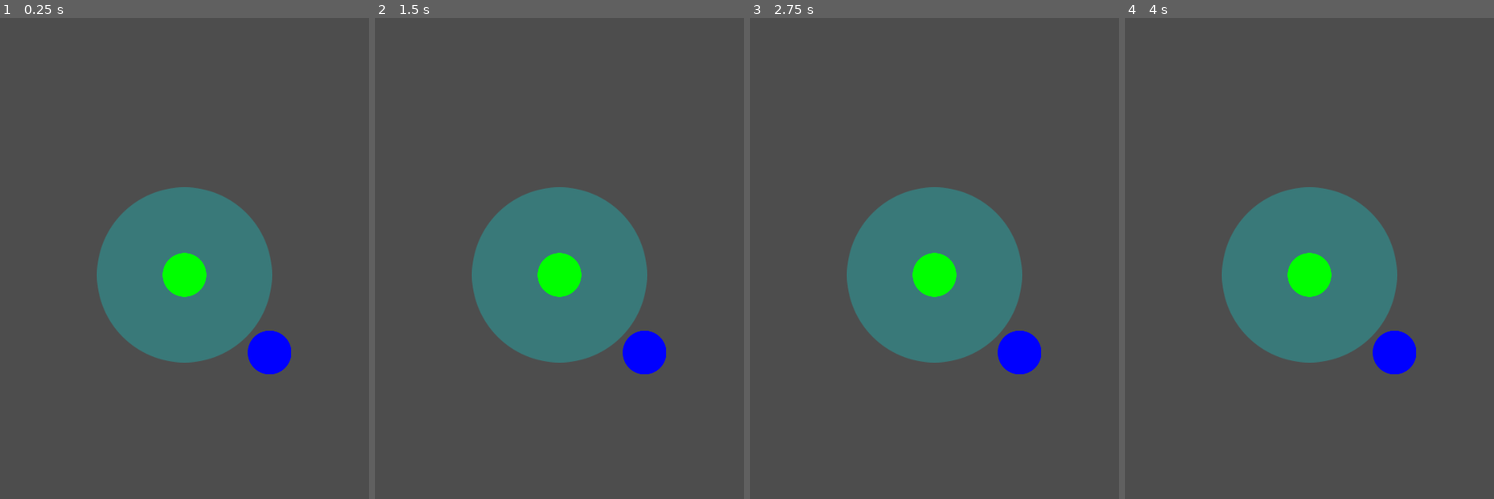
Above: before the commit, frames 1-4 (left to right).
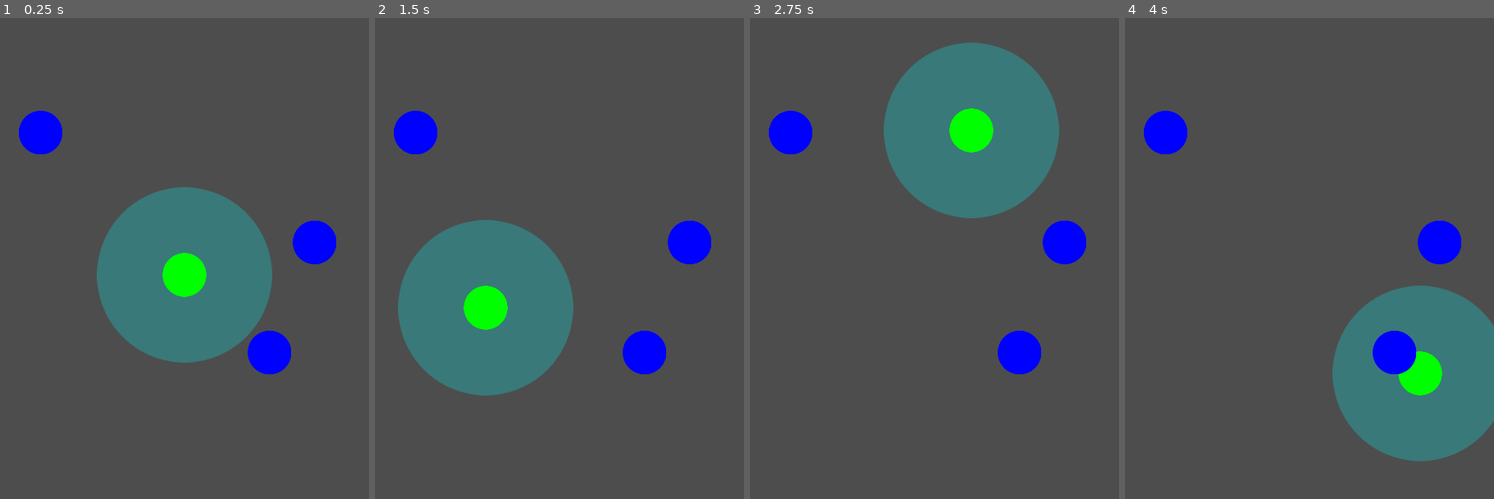
Above: after the commit, the same moments.

Repository: sisipun/Electrify
Game: Godot game, scene res://script/game.tscn
Two runs of this game, one before a commit and one after it. Both use one fixed random seed, a clock stepped at 60 frames per second and the inputs below.
Inputs (mouse positions are in pixels of both pictures, inside the frame that each line leads up to):
- Up to frame 1 (0.25 s): no input
- Up to frame 2 (1.5 s): tap Enter at 0.5 s; move the mouse to (640, 244) at 0.52 s; click (640, 244) at 0.67 s; tap Space at 1.25 s; move the mouse to (485, 306) at 1.27 s; click (485, 306) at 1.42 s
- Up to frame 3 (2.75 s): tap Enter at 2 s; move the mouse to (971, 128) at 2.02 s; click (971, 128) at 2.17 s
- Up to frame 4 (4 s): tap Space at 2.75 s; move the mouse to (1291, 407) at 2.77 s; click (1291, 407) at 2.92 s; tap Enter at 3.5 s; move the mouse to (1420, 373) at 3.52 s; click (1420, 373) at 3.67 s

The runs differ from the first frame. In frame 1, 1.7% of the frame differs, in the area x 5-92%, y 19-52%; in frame 2, 18%; in frame 3, 27%, in the area x 5-92%, y 5-72%; in frame 4, 26%.

Commit message:
Station zone detects buildings + station movement

Diff:
--- a/project.godot
+++ b/project.godot
@@ -13,7 +13,7 @@
 config/name="Electrify"
 run/main_scene="res://script/game.tscn"
 config/features=PackedStringArray("4.1", "Mobile")
-config/icon="res://image/icon.svg"
+config/icon="res://image/icon/icon.svg"
 
 [display]
 
@@ -23,6 +23,10 @@
 window/stretch/aspect="expand"
 window/handheld/orientation=1
 
+[input_devices]
+
+pointing/emulate_touch_from_mouse=true
+
 [rendering]
 
 renderer/rendering_method="mobile"
--- a/script/level/level.gd
+++ b/script/level/level.gd
@@ -16,3 +16,8 @@
 
 func _on_window_size_changed() -> void:
 	position = get_viewport_rect().size / 2
+
+
+func _input_event(_viewport: Viewport, event: InputEvent, _shape_idx: int) -> void:
+	if event is InputEventScreenTouch and event.is_pressed():
+		_station.global_position = event.position
--- a/script/level/level.tscn
+++ b/script/level/level.tscn
@@ -21,5 +21,11 @@
 
 [node name="Buldings" type="Node2D" parent="."]
 
-[node name="Building" parent="Buldings" instance=ExtResource("3_kcew0")]
+[node name="Building1" parent="Buldings" instance=ExtResource("3_kcew0")]
 position = Vector2(249, 227)
+
+[node name="Building2" parent="Buldings" instance=ExtResource("3_kcew0")]
+position = Vector2(381, -95)
+
+[node name="Building3" parent="Buldings" instance=ExtResource("3_kcew0")]
+position = Vector2(-421, -416)
--- a/script/level/station/station.gd
+++ b/script/level/station/station.gd
@@ -6,6 +6,23 @@
 
 @onready var _zone: StationZone = get_node(_zone_path)
 
+var buildings: Array[Building] = []
+
 
 func init(zone_radius: float) -> void:
 	_zone.init(zone_radius)
+
+	_zone.building_entered.connect(_on_building_entered)
+	_zone.building_exited.connect(_on_building_exited)
+
+
+func _on_building_entered(building: Building) -> void:
+	buildings.append(building)
+	print('entered')
+	print(buildings.size())
+
+
+func _on_building_exited(building: Building) -> void:
+	buildings.remove_at(buildings.find(building))
+	print('exited')
+	print(buildings.size())
--- a/script/level/station/station_zone.gd
+++ b/script/level/station/station_zone.gd
@@ -1,5 +1,9 @@
 class_name StationZone
 extends Area2D
+
+
+signal building_entered(building)
+signal building_exited(building)
 
 
 @export_node_path("CollisionShape2D") var _shape_path: NodePath
@@ -13,3 +17,16 @@
 	var _scale = radius / _shape.shape.radius
 	_body.scale = Vector2(_scale, _scale)
 	_shape.shape.radius = radius
+
+	area_entered.connect(_on_area_entered)
+	area_exited.connect(_on_area_exited)
+
+
+func _on_area_entered(area: Area2D) -> void:
+	if area is Building:
+		emit_signal("building_entered", area as Building)
+
+
+func _on_area_exited(area: Area2D) -> void:
+	if area is Building:
+		emit_signal("building_exited", area as Building)
